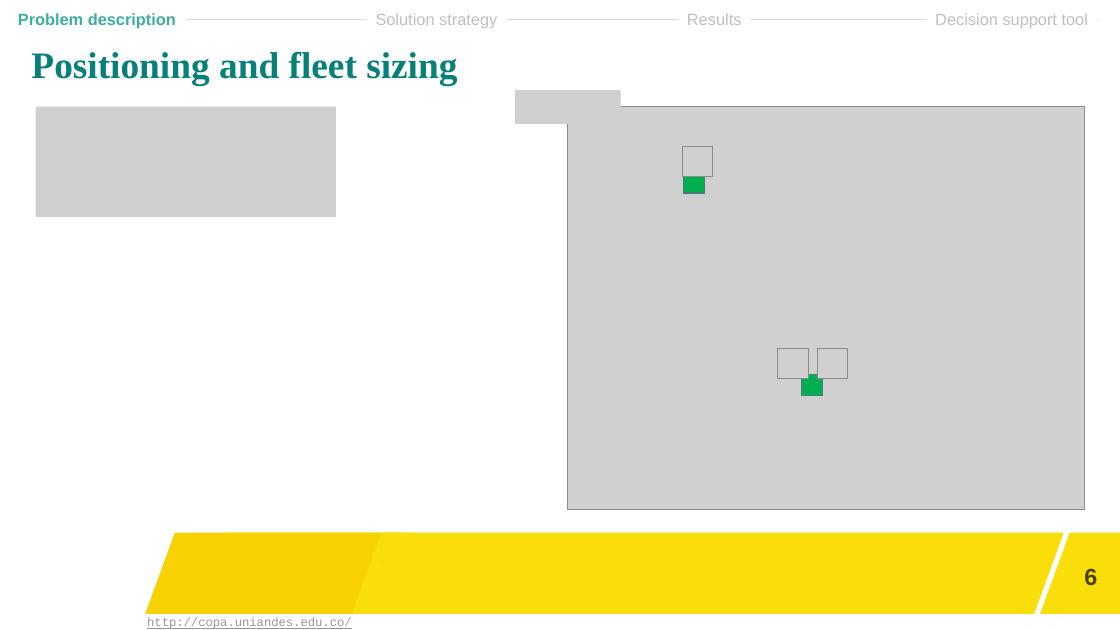
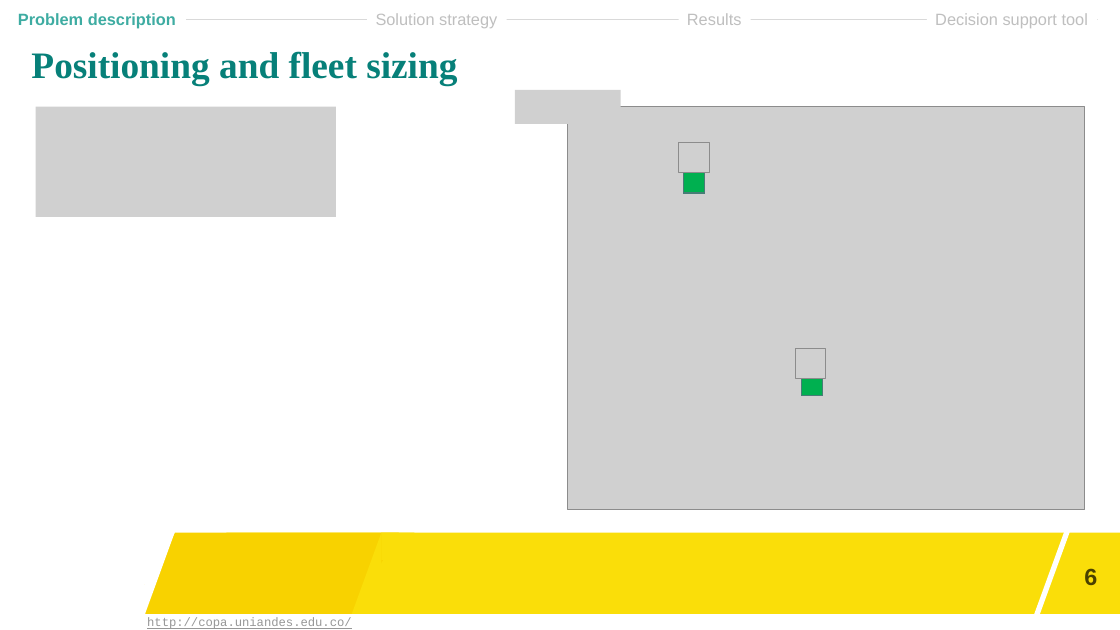
Before and after one commit to DCorredorM/MOPTA2020, a slide deck: slide 6 of Presentation/Con template.pptx. Drawn at 1120x630 pixels with LibreOffice and Linux fonts; fonts in the diff are those of the drawing; grey boxes stand for pictures; background and template pictures are left out. Boxes give left, top, right and bottom in pixels: in the first picture for what was removed or moved away, otherwise in the second. Text is boxed around its words. In the diff, an @@ line names an element or a change of style, - is before the commit and + after.

```diff
--- a/Presentation/Con template.pptx
+++ b/Presentation/Con template.pptx
@@ picture: place and size @@
-picture at box(682, 146, 712, 176)
+picture at box(679, 142, 710, 172)
@@ picture: place and size @@
-picture at box(778, 349, 808, 379)
+picture at box(796, 349, 826, 379)
@@ picture removed at box(818, 349, 848, 379) @@
```
Also in this commit, not shown: 5 other slides changed, 1 slide added, 2 other files.
